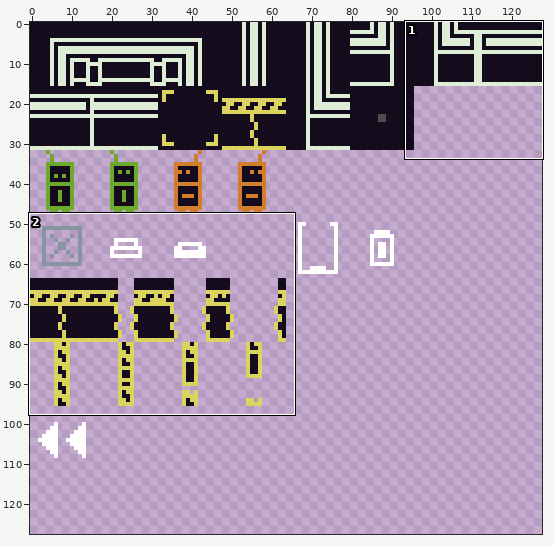
Pixel-art file, stored at assets/Sprite-0002.aseprite. The picture above shows the old version from afar; the outline marks the close-up.
Close-up. Before the edit:
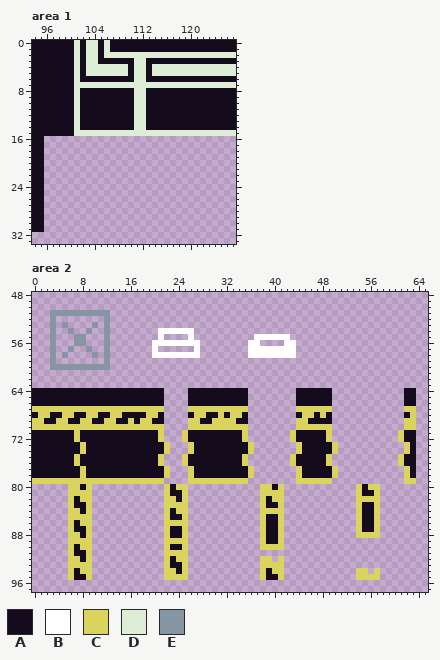
128x128 pixels, 1 frame. Shown: area 1: x 94..127, y 0..33; area 2: x 0..65, y 48..97. The commit also changed other parts of the picture, which this record leaves out.
Palette (. is transparent): A #140c1c  B #ffffff  C #dad45e  D #deeed6  E #8595a1
After the commit:
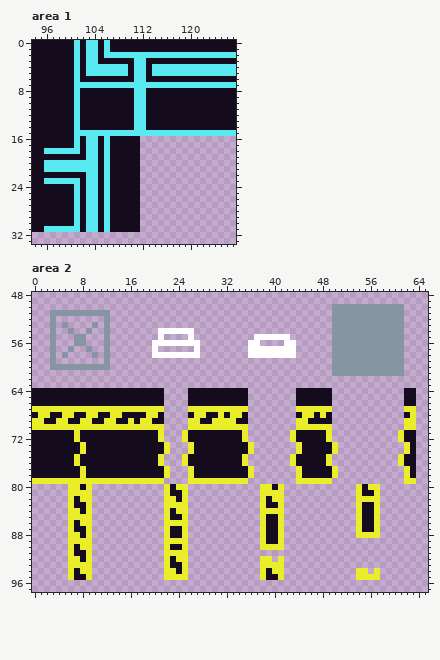
Diff:
Colour C changes from #dad45e to #e9ed2a.
Colour D changes from #deeed6 to #59e9f1.
Area 1:
Colour A now appears in rows 16 to 17 at x 96 to 100, 102, 105 and 107 to 111; in row 18 at x 102, 105 and 107 to 111; in row 19 at x 96 to 102, 105 and 107 to 111; in rows 20 to 21 at x 105 and 107 to 111; in row 22 at x 96 to 102, 105 and 107 to 111; in row 23 at x 102, 105 and 107 to 111.
Colour A now appears in rows 24 to 30 at x 96 to 100, 102, 105 and 107 to 111; in row 31 at x 102, 105 and 107 to 111.
Colour D now appears in rows 16 to 17 at x 101, 103 to 104 and 106; in row 18 at x 96 to 101, 103 to 104 and 106; in row 19 at x 103 to 104 and 106; in rows 20 to 21 at x 96 to 104 and 106; in row 22 at x 103 to 104 and 106; in row 23 at x 96 to 101, 103 to 104 and 106.
Colour D now appears in rows 24 to 30 at x 101, 103 to 104 and 106; in row 31 at x 96 to 101, 103 to 104 and 106.
Area 2:
Colour E now appears in rows 50 to 61 at x 50 to 61.
